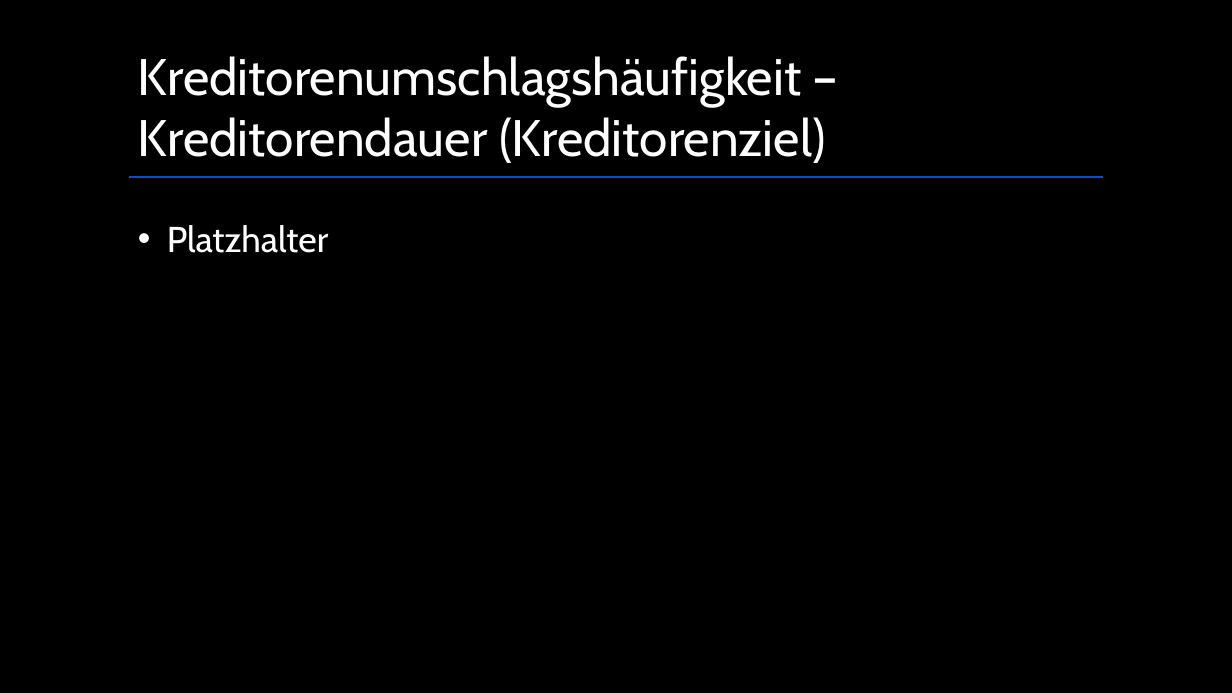
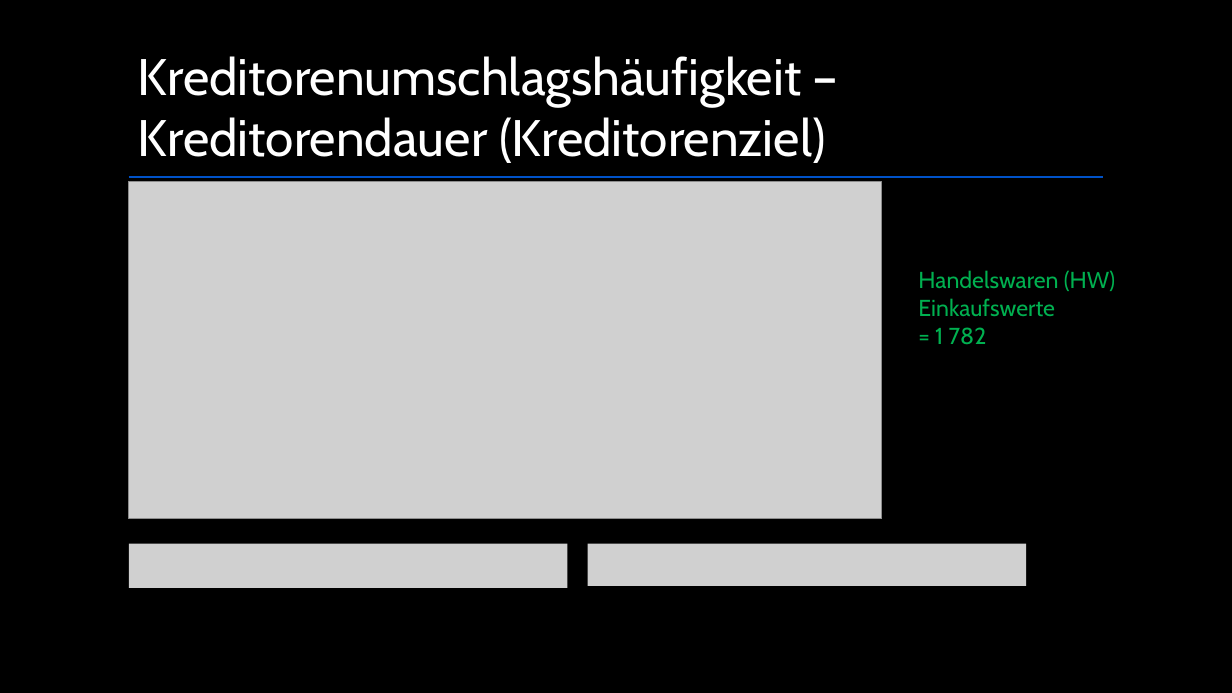
Before and after one commit to maHlavacek/Kennzahlen-BWM, a slide deck: slide 9 of Presentation-Kennzahlen.pptx. Drawn at 1232x693 pixels with LibreOffice and Linux fonts; fonts in the diff are those of the drawing; grey boxes stand for pictures; background and template pictures are left out. Boxes give left, top, right and bottom in pixels: in the first picture for what was removed or moved away, otherwise in the second. Text is boxed around its words. In the diff, an @@ line names an element or a change of style, - is before the commit and + after.

```diff
--- a/Presentation-Kennzahlen.pptx
+++ b/Presentation-Kennzahlen.pptx
@@ picture added at <box>128,181,882,518</box> @@
@@ text removed at <box>167,225,329,253</box> @@
-• Platzhalter
@@ text added at <box>918,270,1115,345</box>, 18 pt, text #00B050 @@
+Handelswaren (HW)
+Einkaufswerte
+= 1 782
@@ picture added at <box>128,543,567,588</box> @@
@@ picture added at <box>588,543,1027,586</box> @@
```
Also in this commit, not shown: 6 other slides changed, 1 slide added.
